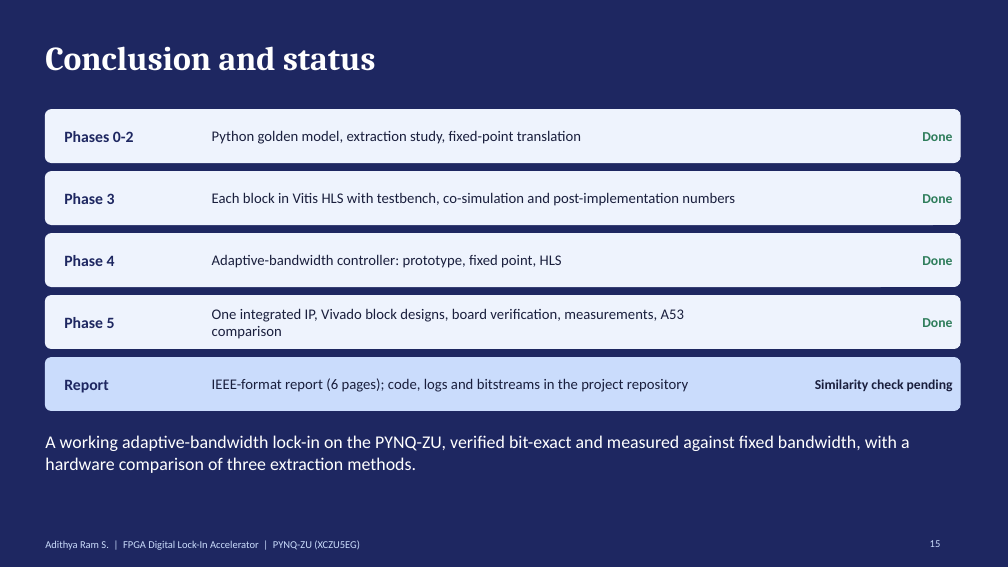
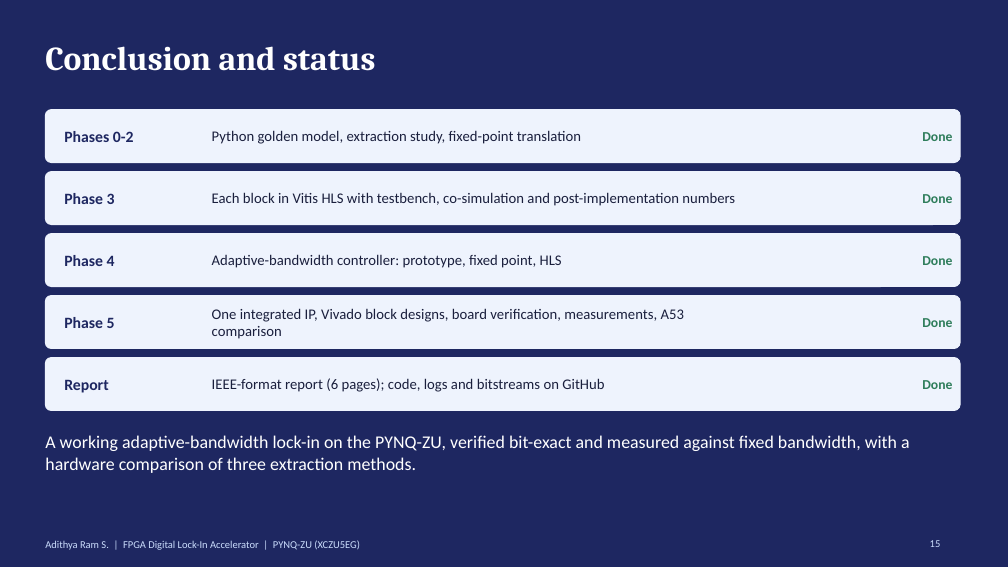
Before and after one commit to Adk-157/lockin-fpga-accelerator, a slide deck: slide 15 of docs/lockin_final.pptx. Drawn at 1008x567 pixels with LibreOffice and Linux fonts; fonts in the diff are those of the drawing. Boxes give left, top, right and bottom in pixels: in the first picture for what was removed or moved away, otherwise in the second. Text is boxed around its words. In the diff, an @@ line names an element or a change of style, - is before the commit and + after.

```diff
--- a/docs/lockin_final.pptx
+++ b/docs/lockin_final.pptx
@@ rounded rectangle at (45,358,960,411): fill #CADCFC to #EEF3FD; outline #CADCFC 1 pt to #EEF3FD 1 pt @@
@@ text at (212,378,604,392): text changed @@
-IEEE-format report (6 pages); code, logs and bitstreams in the project repository
+IEEE-format report (6 pages); code, logs and bitstreams on GitHub
@@ text at (922,380,952,389): text changed; text colour #1A1F3D to #2E7D5B @@
-Similarity check pending
+Done
```
Also in this commit, not shown: 1 other file.
